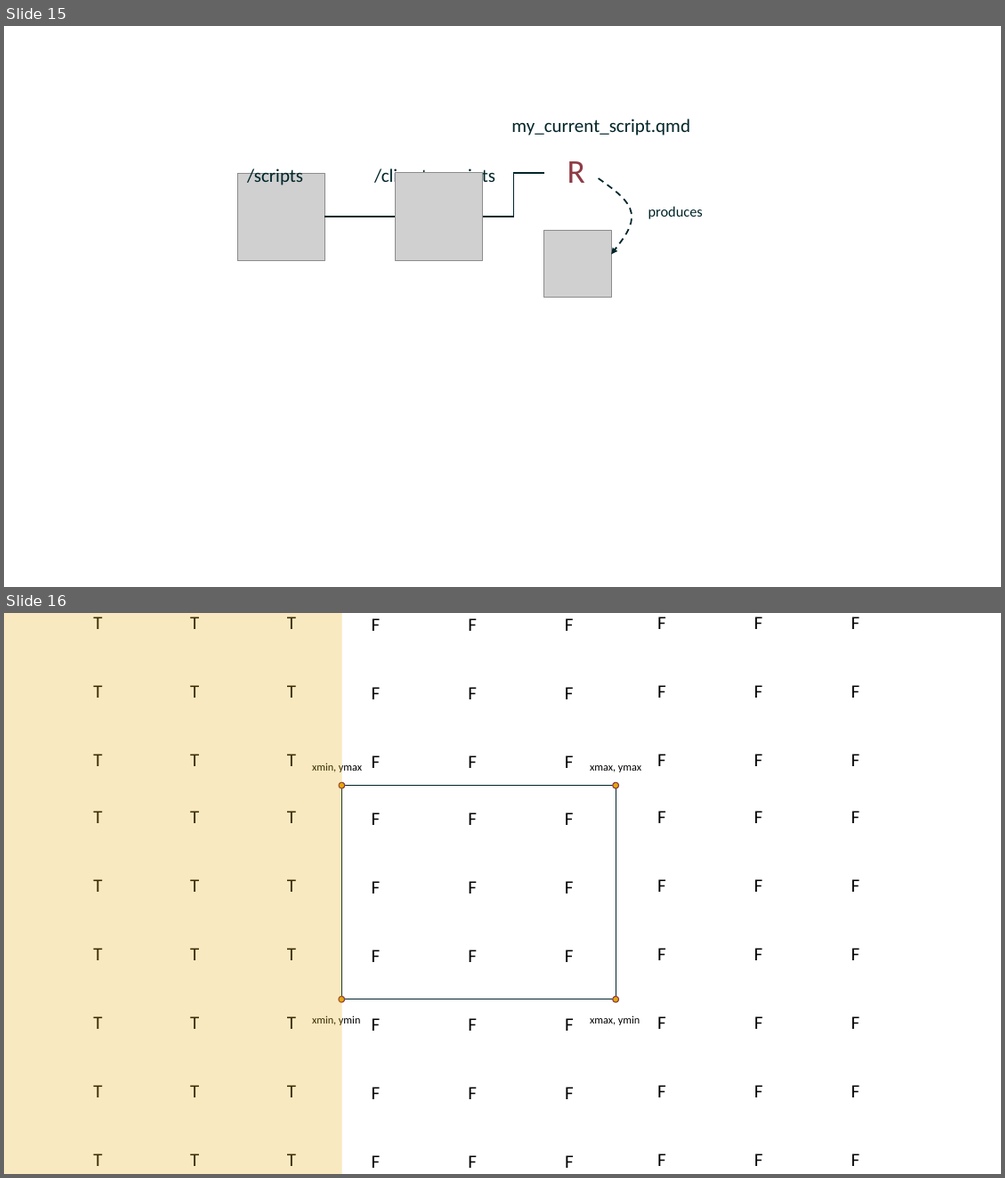
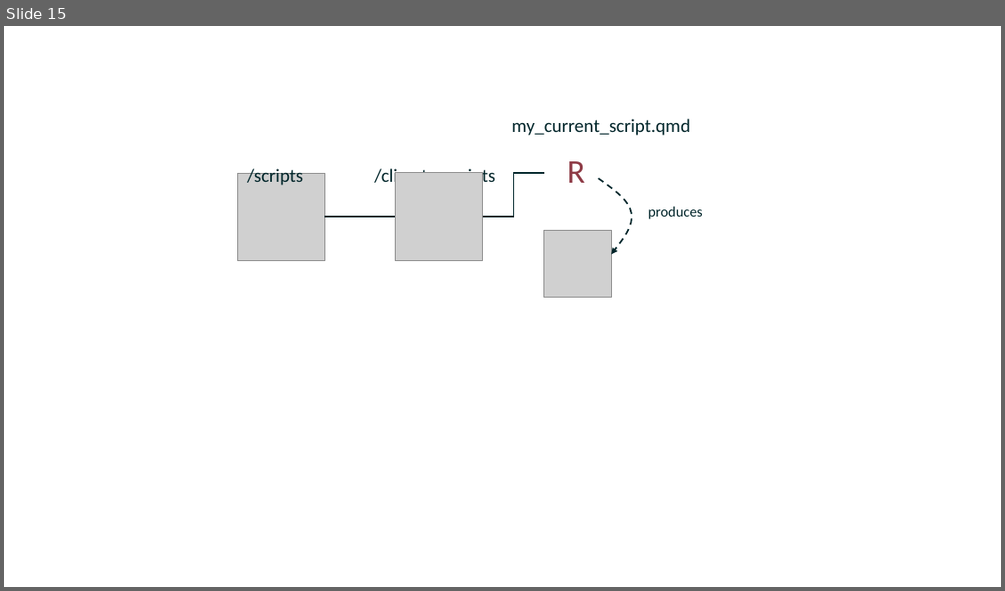
Before and after one commit to add-am/website, a slide deck: images/listing_images.pptx. Shown one above the other, each under a label of ours: slides 15 and 16 before the commit, slide 15 after it. The pictures are 1005x1178 and 1005x591 pixels, drawn with LibreOffice and Linux fonts; fonts in the diff are those of the drawing; grey boxes stand for pictures. Boxes give left, top, right and bottom in pixels: in the first picture for what was removed or moved away, otherwise in the second. Text is boxed around its words. In the diff, an @@ line names an element or a change of style, - is before the commit and + after.

```diff
--- a/images/listing_images.pptx
+++ b/images/listing_images.pptx
@@ slide 16 removed at [4, 613, 1001, 1174], background #FFFFFF @@
@@ group removed at [4, 613, 860, 1174]: 85 texts, 4 ellipses, 2 rectangles @@
-xmin, ymax
-xmin, ymin
-xmax, ymin
-xmax, ymax
-F
-F
-F
-F
-F
-F
-F
-F
-F
-F
-F
-F
-F
-F
-F
-F
-F
-F
-F
-F
-F
-F
-F
-F
-F
-F
-F
-F
-F
-F
-F
-F
-F
-F
-F
-F
-F
-F
-F
-F
-F
-F
-F
-F
-F
-F
-F
-F
-F
-F
-F
-F
-F
-F
-T
-T
-T
-T
-T
-T
-T
-T
-T
-T
-T
-T
-T
-T
-T
-T
-T
-T
-T
-T
-T
-T
-T
-T
-T
-T
-T
```
Also in this commit, not shown: 8 slides added, 3 other slides removed, 59 other files.
